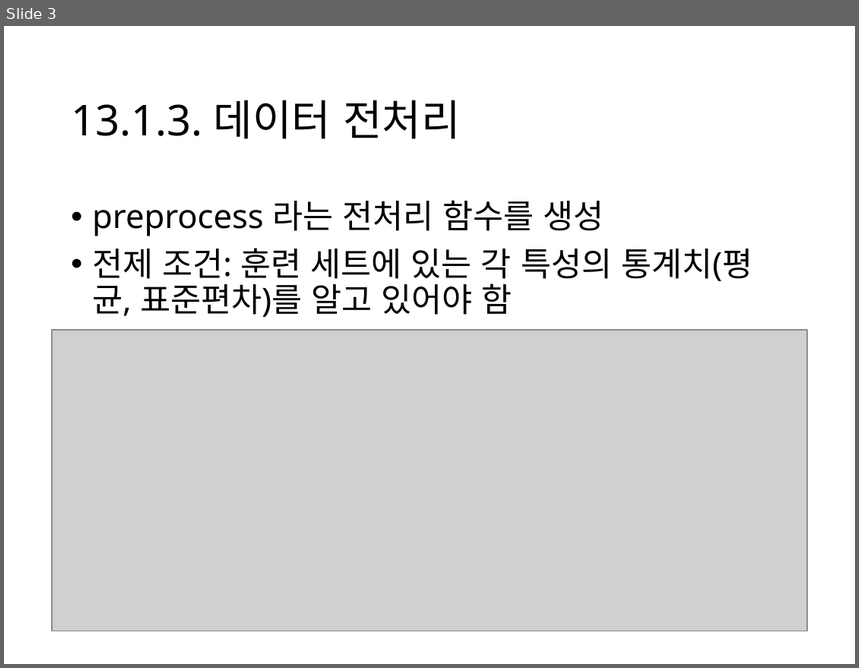
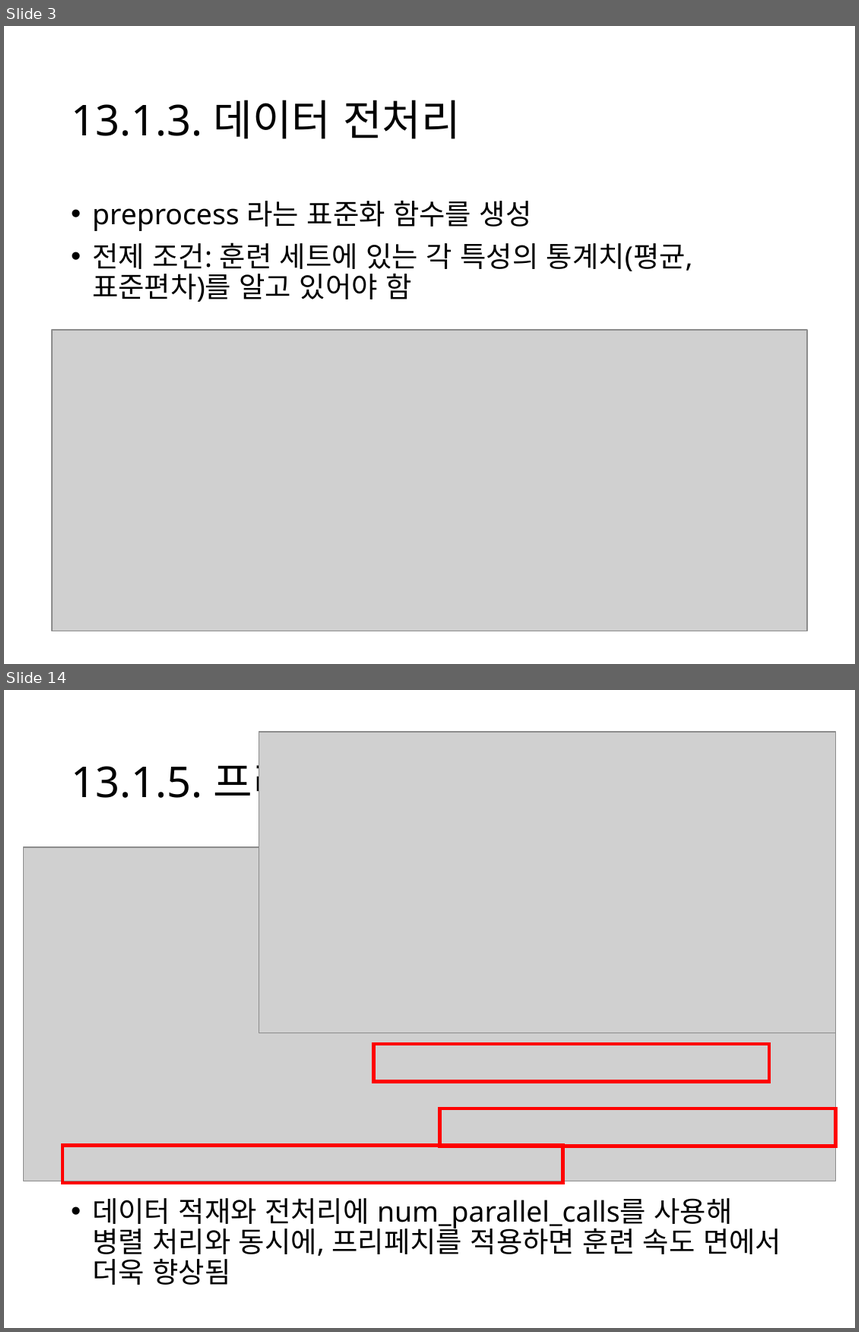
Before and after one commit to Kwan-Gu/data_science, a slide deck: ML/HandsOn/13/13_1_3_데이터전처리.pptx. Shown one above the other, each under a label of ours: slide 3 before the commit, slides 3 and 14 after it; the slides between them are not shown. The pictures are 859x668 and 859x1332 pixels, drawn with LibreOffice and Linux fonts; fonts in the diff are those of the drawing; grey boxes stand for pictures. Boxes give left, top, right and bottom in pixels: in the first picture for what was removed or moved away, otherwise in the second. Text is boxed around its words. In the diff, an @@ line names an element or a change of style, - is before the commit and + after.

Commit message:
Create 13_1_3_데이터전처리

```diff
--- a/ML/HandsOn/13/13_1_3_데이터전처리.pptx
+++ b/ML/HandsOn/13/13_1_3_데이터전처리.pptx
@@ slide 14 added at <box>4,690,855,1328</box>, background #FFFFFF @@
@@ picture added at <box>259,732,835,1033</box> @@
@@ title added at <box>71,755,370,809</box>, 36 pt, text #000000 @@
+13.1.5. 프리페치 (prefetch)
@@ group added at <box>24,847,835,1182</box>: 3 rectangles, 1 picture @@
@@ text added at <box>92,1198,781,1285</box>, 24 pt, text #000000 @@
+• 데이터 적재와 전처리에 num_parallel_calls를 사용해 병렬 처리와 동시에, 프리페치를 적용하면 훈련 속도 면에서 더욱 향상됨
@@ slide 3 changed as well @@
@@ text at <box>92,201,532,231</box>: text changed; size 28 to 24 pt @@
-• preprocess 라는 전처리 함수를 생성
+• preprocess 라는 표준화 함수를 생성
@@ text at <box>92,243,693,302</box>: size 28 to 24 pt in "전제 조건: 훈련 세트에 있는 각 특성의 ..." @@
```
Also in this commit, not shown: 2 other slides changed, 11 other slides added, 2 other files.
